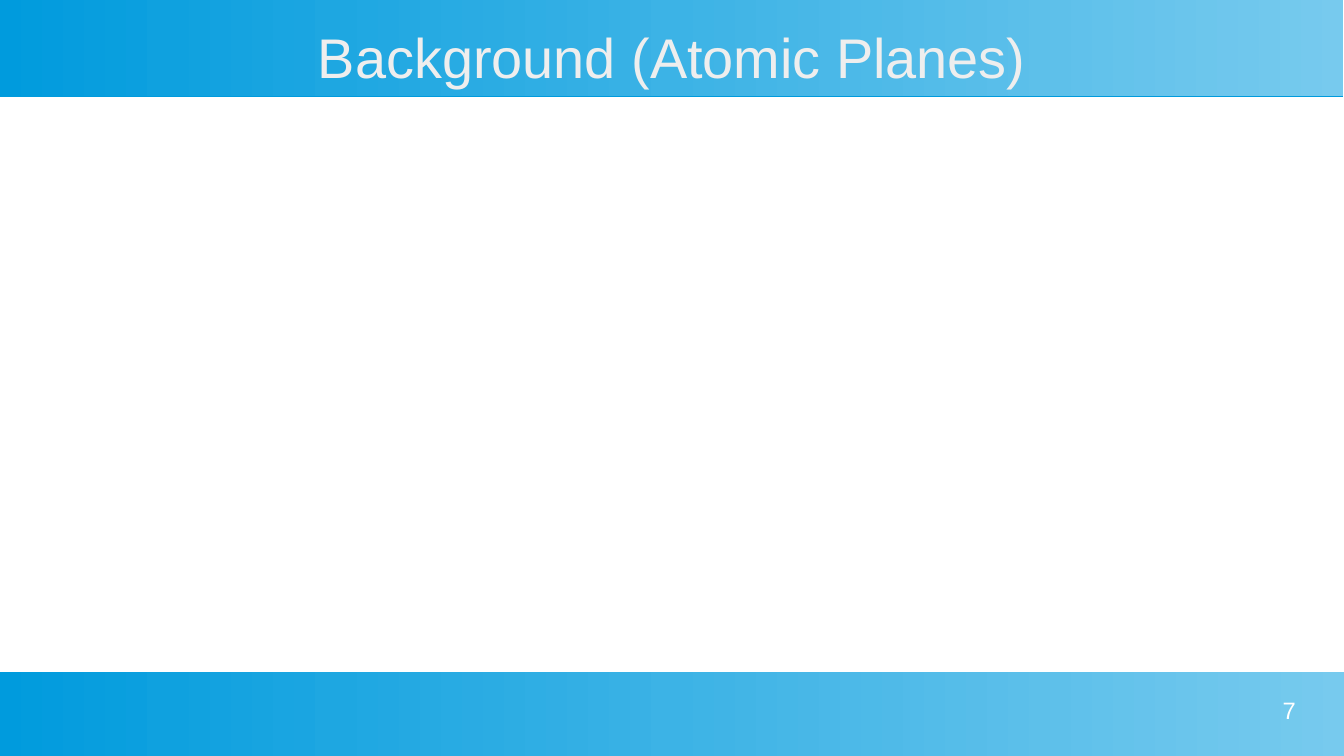
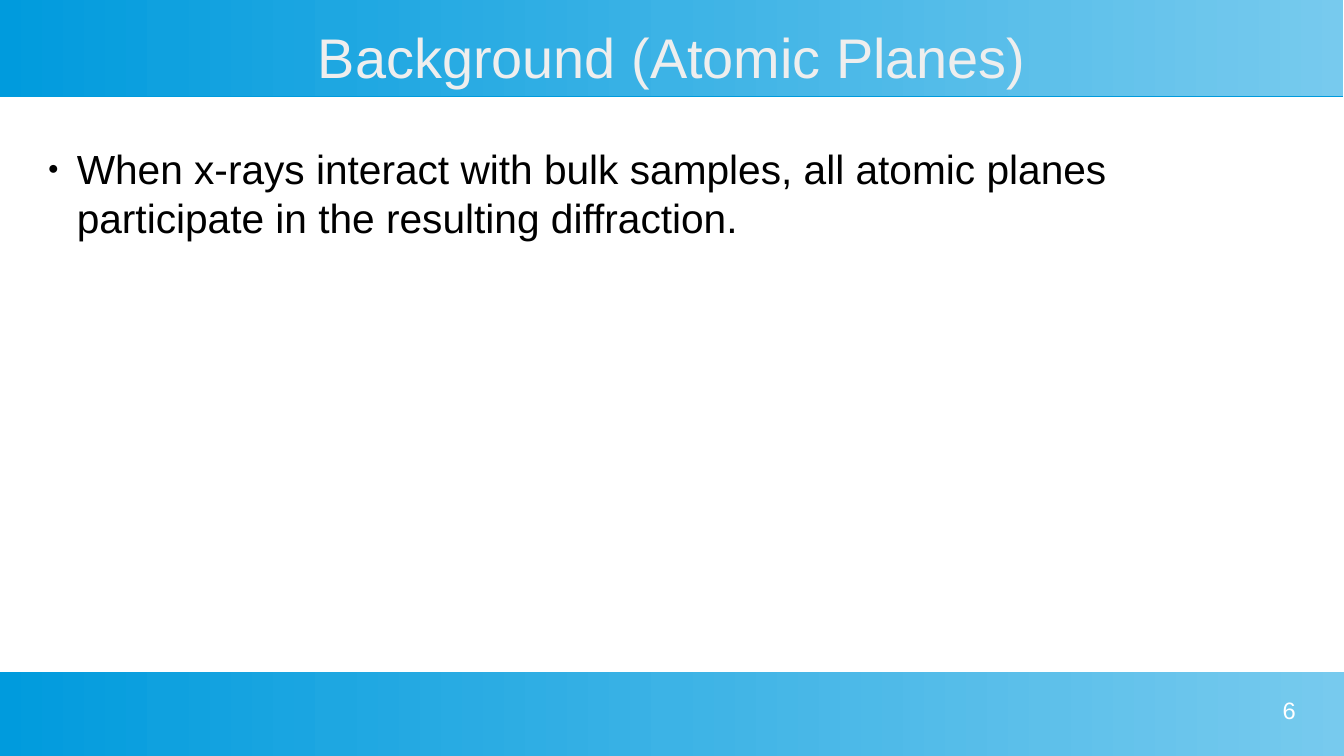
Before and after one commit to MarkS5001/GIXRD-Thesis, a slide deck: slide 6 of Thesis Defense Presentation.odp (slide 7 before the commit). Drawn at 1344x756 pixels with LibreOffice and Linux fonts; fonts in the diff are those of the drawing. Boxes give left, top, right and bottom in pixels: in the first picture for what was removed or moved away, otherwise in the second. Text is boxed around its words. In the diff, an @@ line names an element or a change of style, - is before the commit and + after.

```diff
--- a/Thesis Defense Presentation.odp
+++ b/Thesis Defense Presentation.odp
@@ text added at (77,154,1107,241), 24 pt, text #000000 @@
+● When x-rays interact with bulk samples, all atomic planes participate in the resulting diffraction.
@@ page number at (1283,702,1296,719): text changed @@
-7
+6
```
Also in this commit, not shown: 2 other slides changed, 2 slides added, 3 slides removed.
